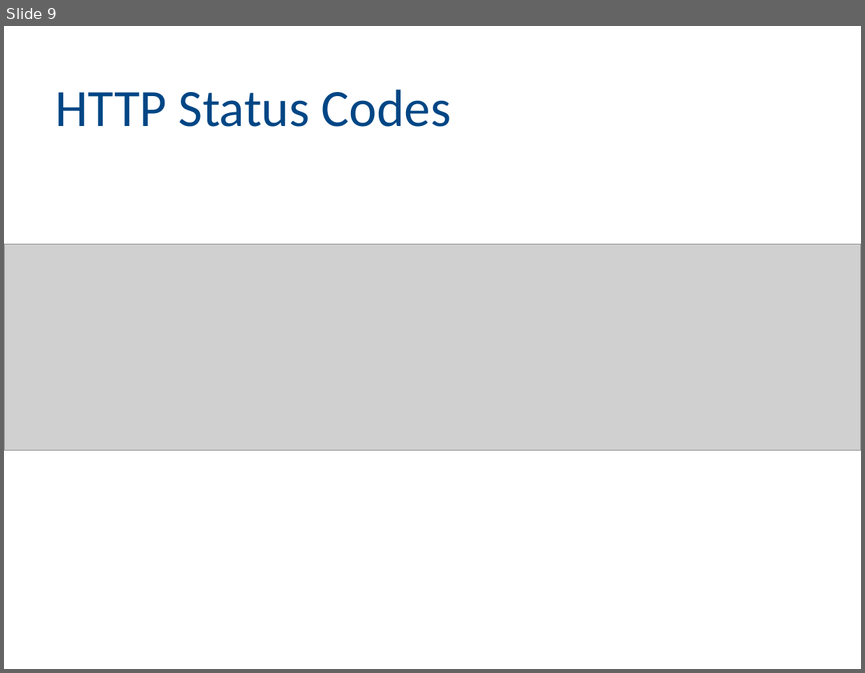
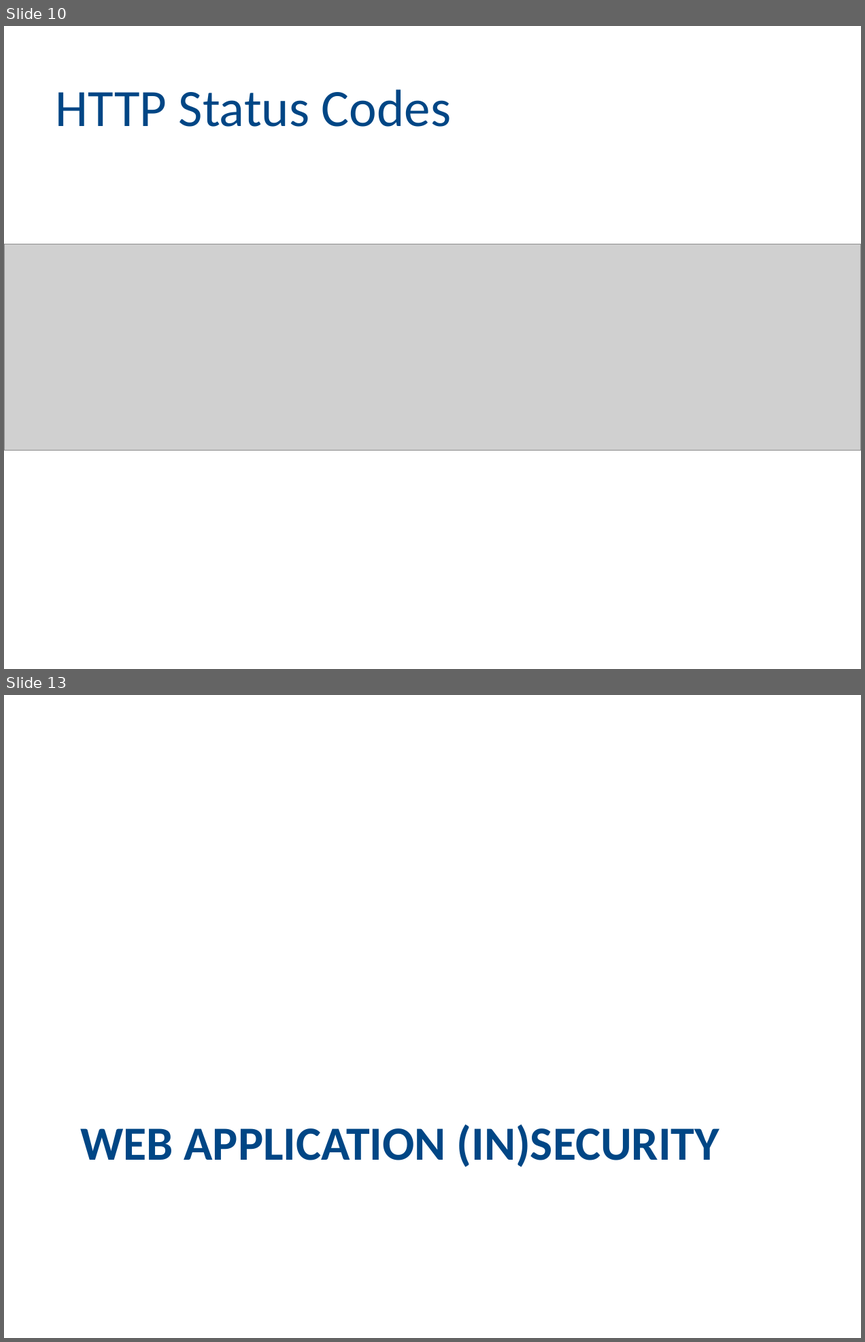
Before and after one commit to michaelhidalgo/7WCSQ, a slide deck: Presentation/Training.pptx. Shown one above the other, each under a label of ours: slide 9 before the commit, slides 10 and 13 after it; the slides between them are not shown. The pictures are 865x673 and 865x1342 pixels, drawn with LibreOffice and Linux fonts; fonts in the diff are those of the drawing; grey boxes stand for pictures; background and template pictures are left out. Boxes give left, top, right and bottom in pixels: in the first picture for what was removed or moved away, otherwise in the second. Text is boxed around its words. In the diff, an @@ line names an element or a change of style, - is before the commit and + after.

```diff
--- a/Presentation/Training.pptx
+++ b/Presentation/Training.pptx
@@ slide 13 added at <box>4,695,861,1338</box>, background picture (left out) @@
@@ title added at <box>80,1124,719,1167</box>, 40 pt, text #004685, bold @@
+WEB APPLICATION (IN)SECURITY
@@ what was slide 9 is now slide 10 @@
```
Also in this commit, not shown: 2 slides changed, 4 other slides added.
